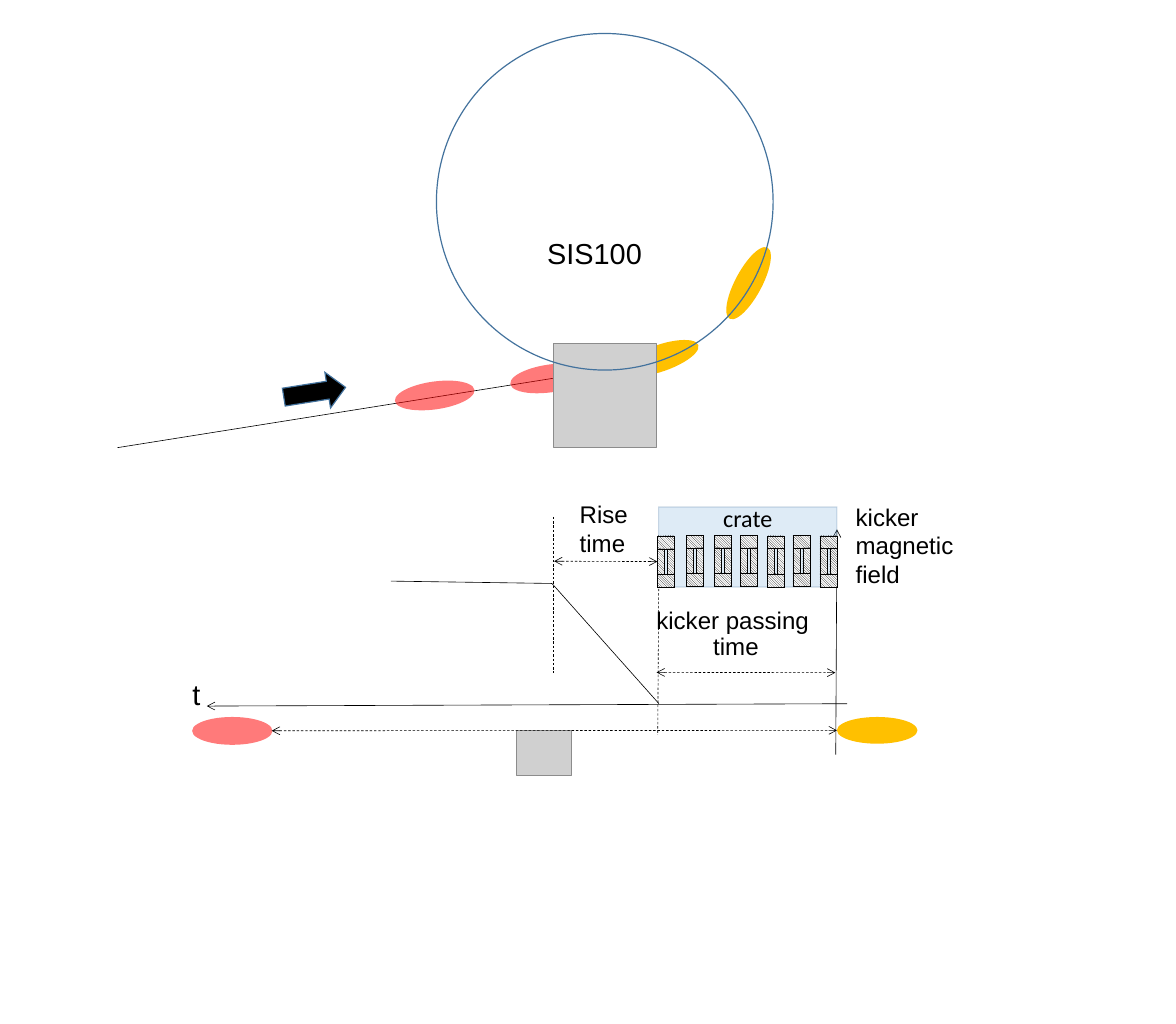
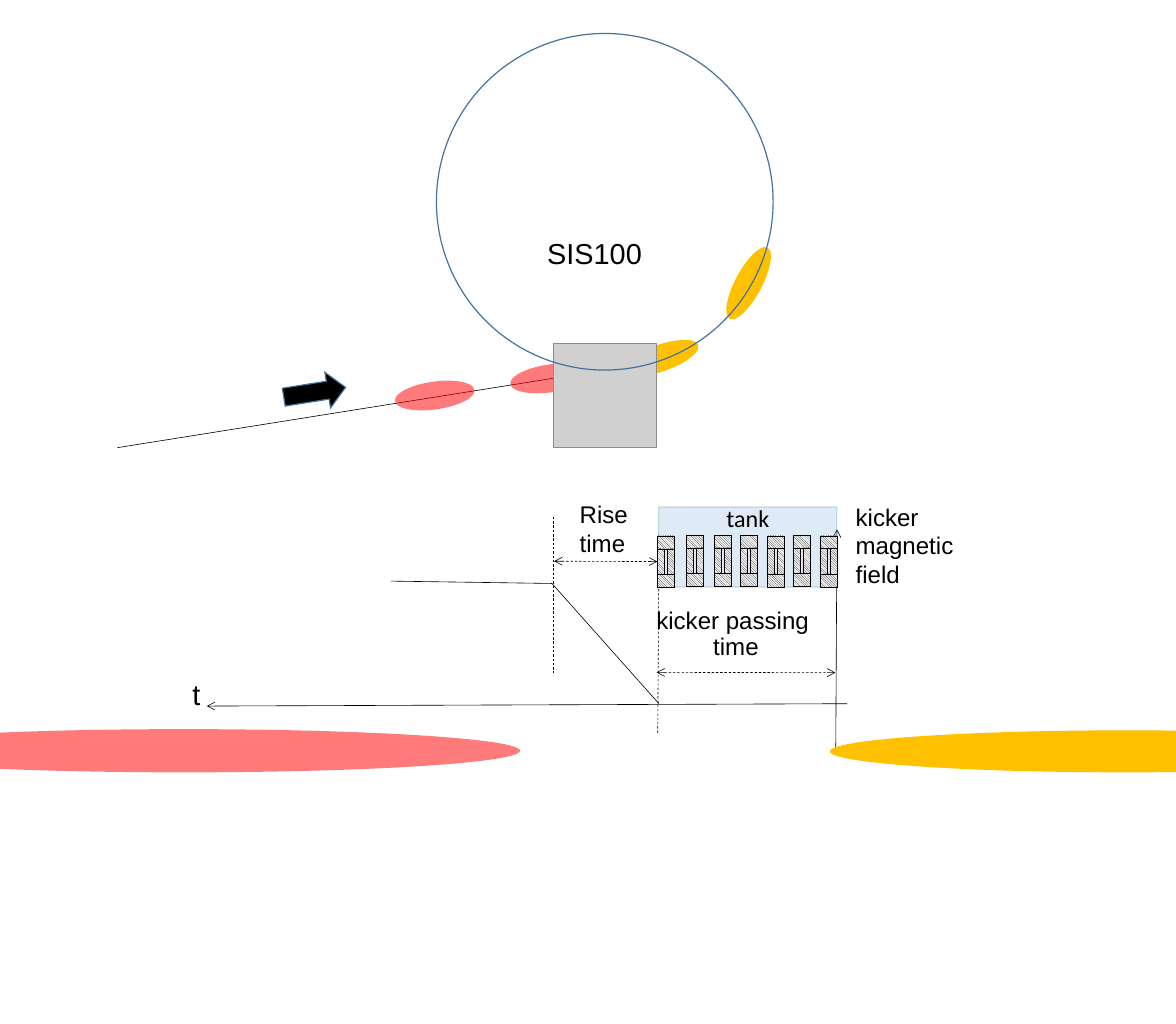
Before and after one commit to baijiaoni/PhD-thesis, a slide deck: slide 3 of images/kicker.pptx (slide 2 before the commit). Drawn at 1176x1024 pixels with LibreOffice and Linux fonts; fonts in the diff are those of the drawing; grey boxes stand for pictures. Boxes give left, top, right and bottom in pixels: in the first picture for what was removed or moved away, otherwise in the second. Text is boxed around its words. In the diff, an @@ line names an element or a change of style, - is before the commit and + after.

```diff
--- a/images/kicker.pptx
+++ b/images/kicker.pptx
@@ text in rectangle at <box>726,510,769,527</box>: text changed @@
-crate
+tank
@@ ellipse removed at <box>837,717,918,744</box> @@
@@ ellipse: place and size @@
-ellipse at <box>192,717,273,745</box>
+ellipse at <box>0,729,520,772</box>
@@ double arrow removed from (272, 731) to (837, 731) @@
@@ picture removed at <box>517,731,572,776</box> @@
@@ ellipse added at <box>830,731,1176,773</box>, fill #FFC000 @@
```
Also in this commit, not shown: 2 other slides changed, 1 slide added, 40 other files.
